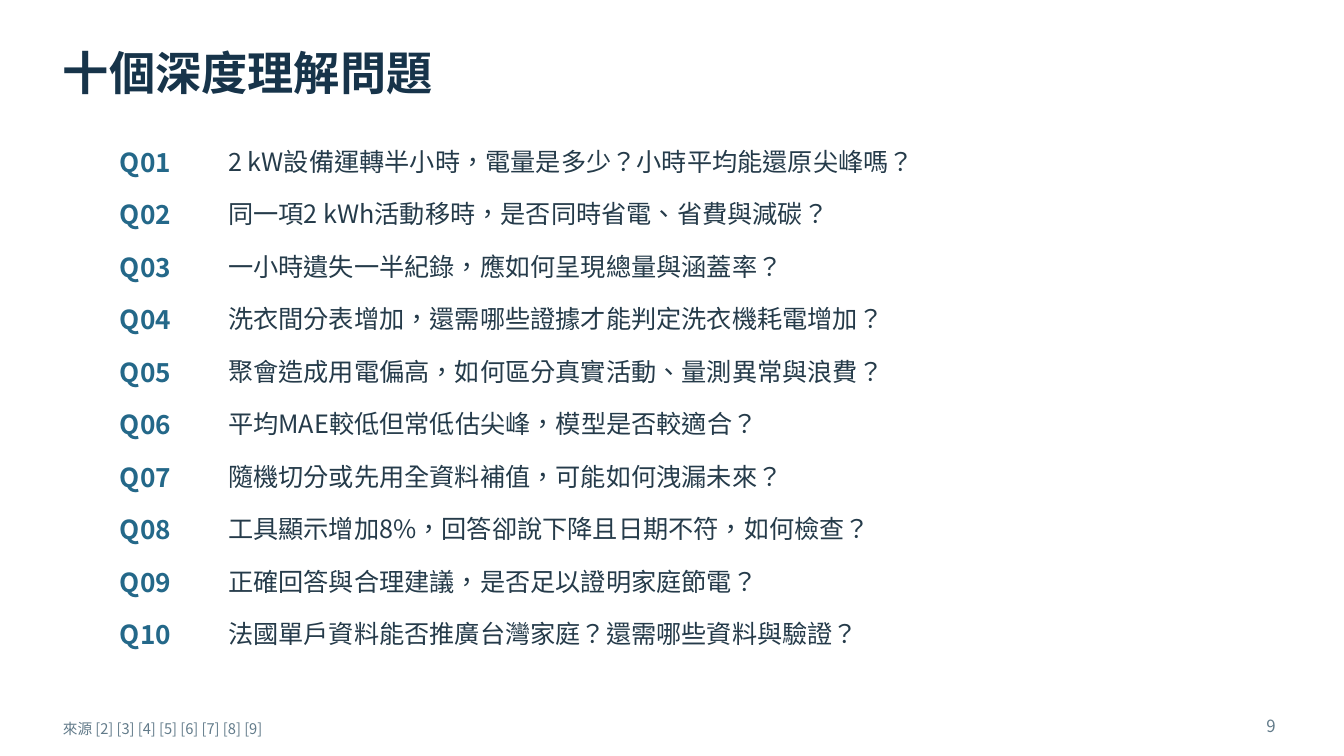
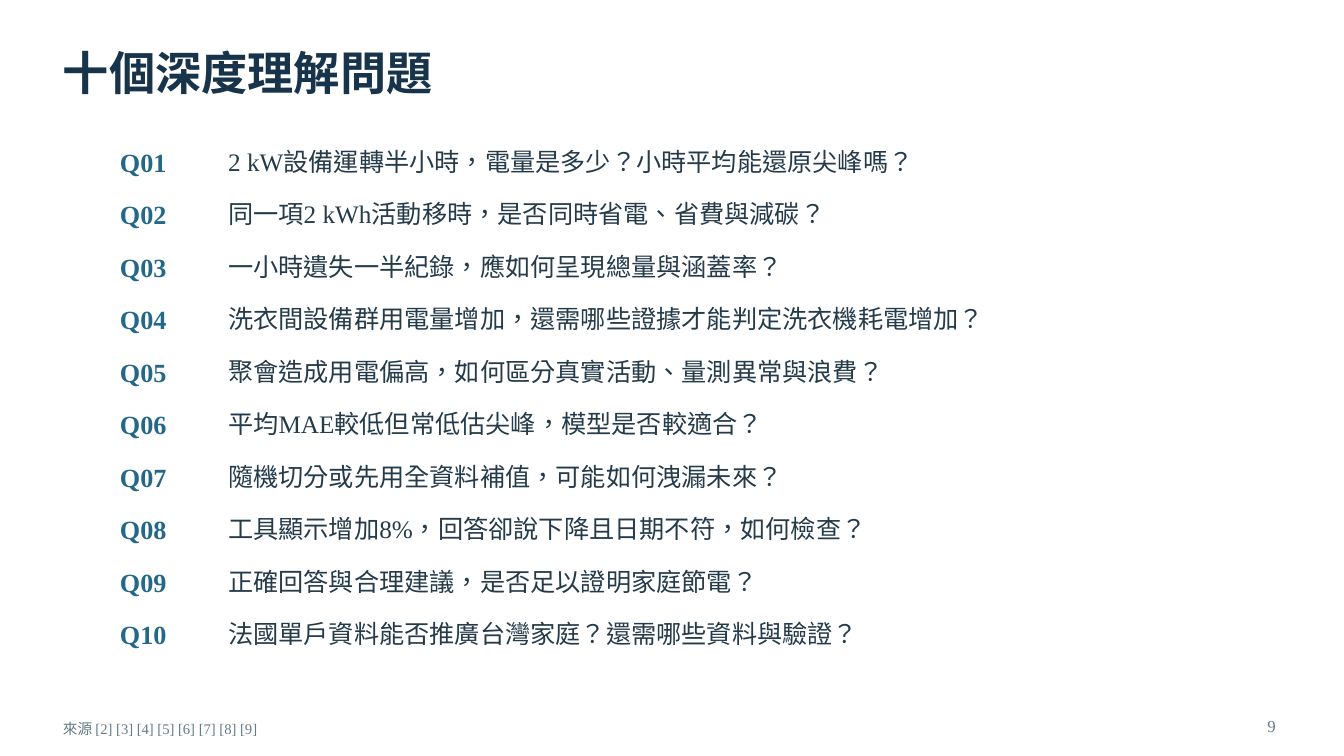
Before and after one commit to lun-09-15/AIoT_Final_Proj, a slide deck: slide 9 of deliverables/Energy_Detective_Proposal.pptx. Drawn at 1344x756 pixels with LibreOffice and Linux fonts; fonts in the diff are those of the drawing. Boxes give left, top, right and bottom in pixels: in the first picture for what was removed or moved away, otherwise in the second. Text is boxed around its words. In the diff, an @@ line names an element or a change of style, - is before the commit and + after.

```diff
--- a/deliverables/Energy_Detective_Proposal.pptx
+++ b/deliverables/Energy_Detective_Proposal.pptx
@@ text at (x1=228, y1=306, x2=984, y2=330): text changed; font Noto Sans CJK TC to Times New Roman @@
-洗衣間分表增加，還需哪些證據才能判定洗衣機耗電增加？
+洗衣間設備群用電量增加，還需哪些證據才能判定洗衣機耗電增加？
@@ font Noto Sans CJK TC to Times New Roman in 16 elements at (x1=120, y1=154, x2=167, y2=177), (x1=228, y1=151, x2=913, y2=173), (x1=120, y1=206, x2=167, y2=229), (x1=228, y1=203, x2=826, y2=225), (x1=120, y1=259, x2=167, y2=282), (x1=120, y1=311, x2=167, y2=334), (x1=120, y1=364, x2=167, y2=387), (x1=120, y1=416, x2=167, y2=439), (x1=228, y1=411, x2=763, y2=435), (x1=120, y1=469, x2=167, y2=492), (x1=120, y1=521, x2=167, y2=544), (x1=228, y1=516, x2=866, y2=540), (x1=120, y1=574, x2=167, y2=597), (x1=120, y1=626, x2=167, y2=649), (x1=63, y1=722, x2=257, y2=736), (x1=1267, y1=721, x2=1275, y2=732) @@
```
Also in this commit, not shown: 18 other slides changed, 14 other files.
